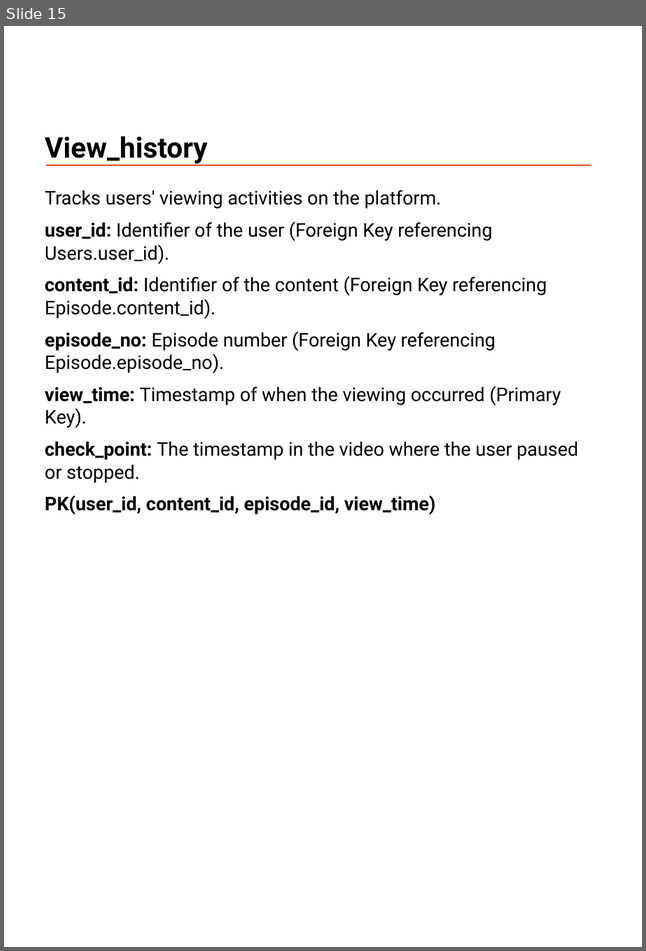
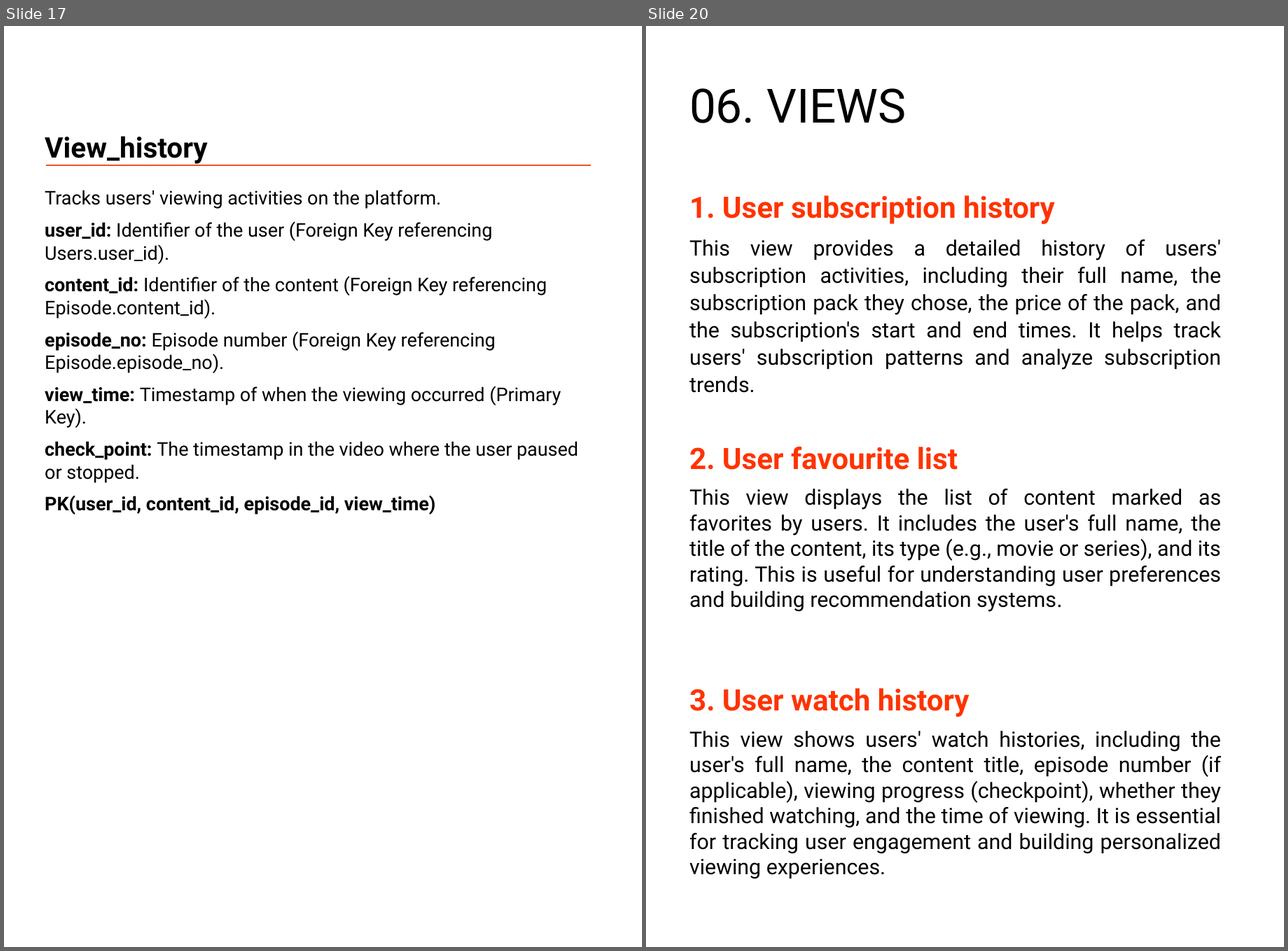
Before and after one commit to mtrung12/Movie_streaming_db, a slide deck: movie_stream_report.pptx. Shown side by side, each under a label of ours: slide 15 before the commit, slides 17 and 20 after it; the slides between them are not shown. The pictures are 646x951 and 1288x951 pixels, drawn with LibreOffice and Linux fonts; fonts in the diff are those of the drawing. Boxes give left, top, right and bottom in pixels: in the first picture for what was removed or moved away, otherwise in the second. Text is boxed around its words. In the diff, an @@ line names an element or a change of style, - is before the commit and + after.

```diff
--- a/movie_stream_report.pptx
+++ b/movie_stream_report.pptx
@@ slide 20 added at bbox=[646, 26, 1284, 947], background #FFFFFF @@
@@ text added at bbox=[689, 88, 906, 123], 40 pt, text #000000 @@
+06. VIEWS
@@ text added at bbox=[689, 195, 1055, 224], 25 pt, text #FF3300, bold @@
+1. User subscription history
@@ text added at bbox=[689, 240, 1221, 393], 18 pt, text #000000 @@
+This view provides a detailed history of users' subscription activities, including their full name, the subscription pack they chose, the price of the pack, and the subscription's start and end times. It helps track users' subscription patterns and analyze subscription trends.
@@ text added at bbox=[689, 447, 958, 470], 25 pt, text #FF3300, bold @@
+2. User favourite list
@@ text added at bbox=[689, 489, 1221, 612], 18 pt, text #000000 @@
+This view displays the list of content marked as favorites by users. It includes the user's full name, the title of the content, its type (e.g., movie or series), and its rating. This is useful for understanding user preferences and building recommendation systems.
@@ text added at bbox=[689, 688, 969, 717], 25 pt, text #FF3300, bold @@
+3. User watch history
@@ text added at bbox=[689, 731, 1221, 879], 18 pt, text #000000 @@
+This view shows users' watch histories, including the user's full name, the content title, episode number (if applicable), viewing progress (checkpoint), whether they finished watching, and the time of viewing. It is essential for tracking user engagement and building personalized viewing experiences.
@@ what was slide 15 is now slide 17 @@
```
Also in this commit, not shown: 2 slides changed, 11 other slides added, 5 slides removed.
